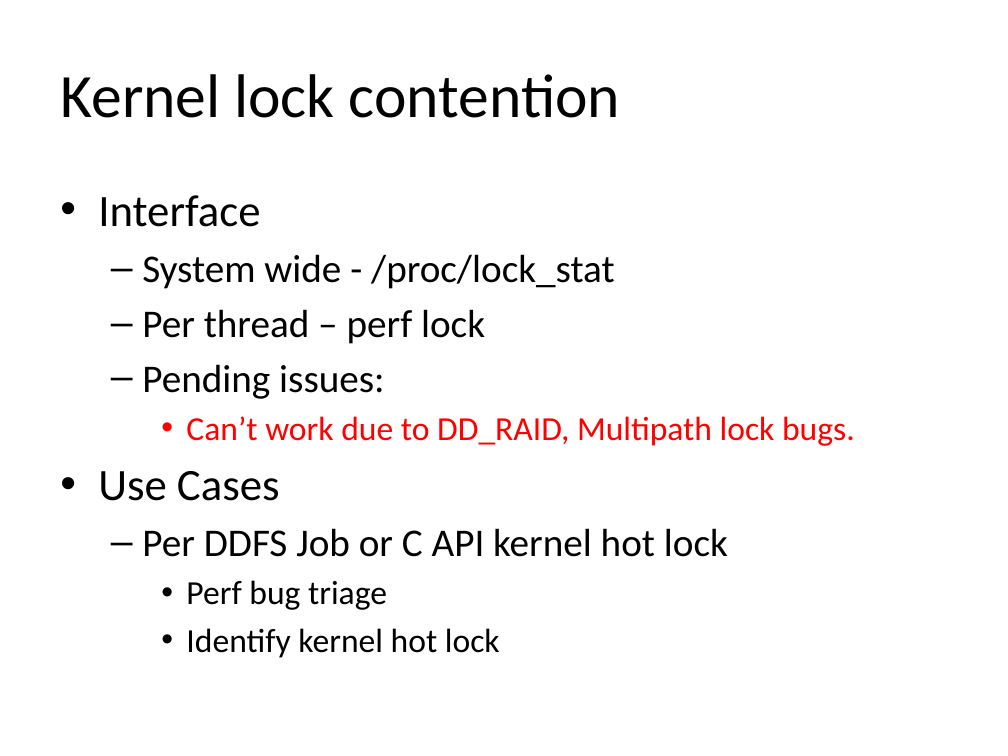
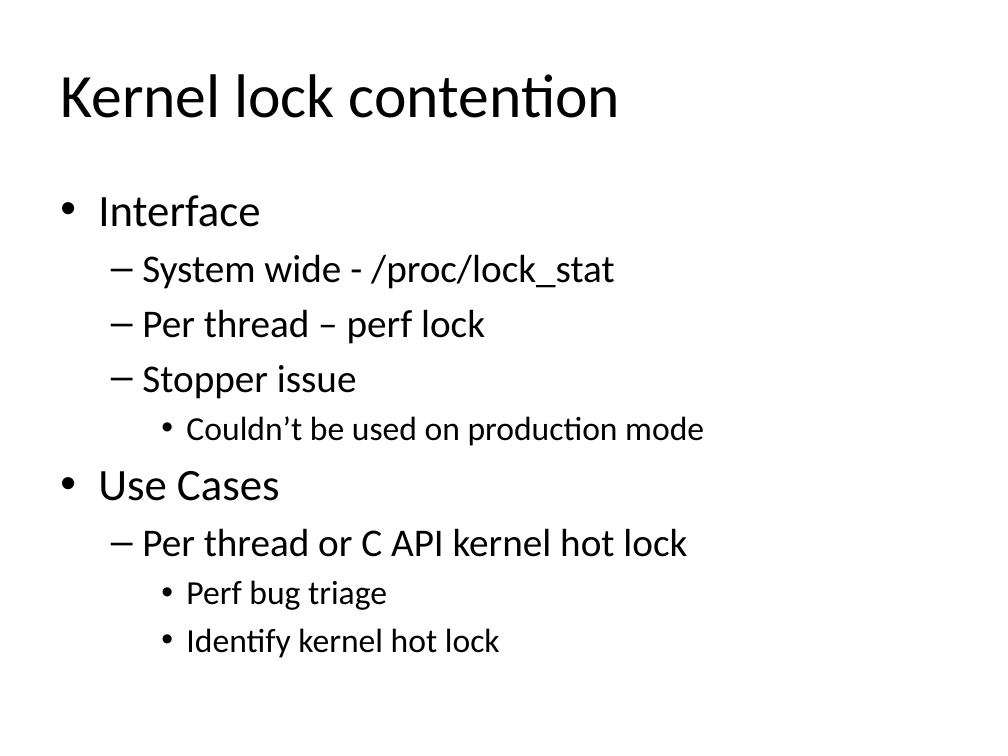
Before and after one commit to yangoliver/mydoc, a slide deck: slide 16 of slides/2016/linux_latency_breakdown.pptx. Drawn at 1008x756 pixels with LibreOffice and Linux fonts; fonts in the diff are those of the drawing. Boxes give left, top, right and bottom in pixels: in the first picture for what was removed or moved away, otherwise in the second. Text is boxed around its words. In the diff, an @@ line names an element or a change of style, - is before the commit and + after.

```diff
--- a/slides/2016/linux_latency_breakdown.pptx
+++ b/slides/2016/linux_latency_breakdown.pptx
@@ text at [142, 365, 704, 446]: text changed; text colour #FF0000 to #000000 @@
-  – Pending issues:
-    • Can’t work due to DD_RAID, Multipath lock bugs.
+  – Stopper issue
+    • Couldn’t be used on production mode
@@ text at [142, 528, 687, 557]: text changed @@
-  – Per DDFS Job or C API kernel hot lock
+  – Per thread or C API kernel hot lock
```
Also in this commit, not shown: 9 other slides changed, 4 slides removed.
